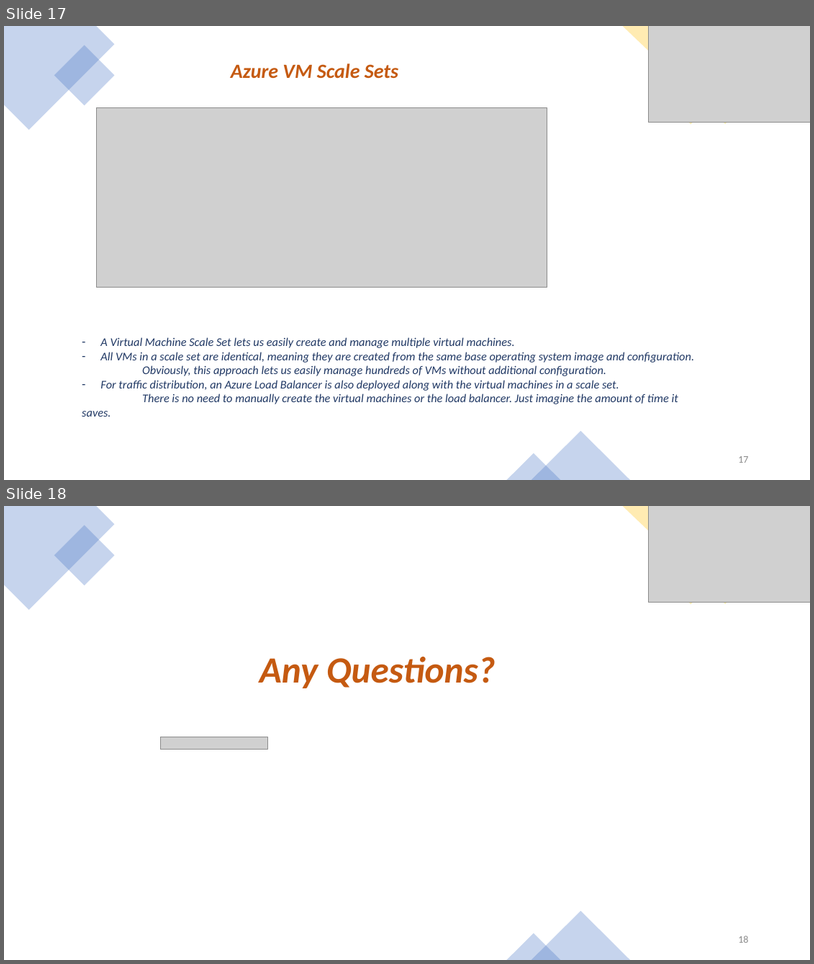
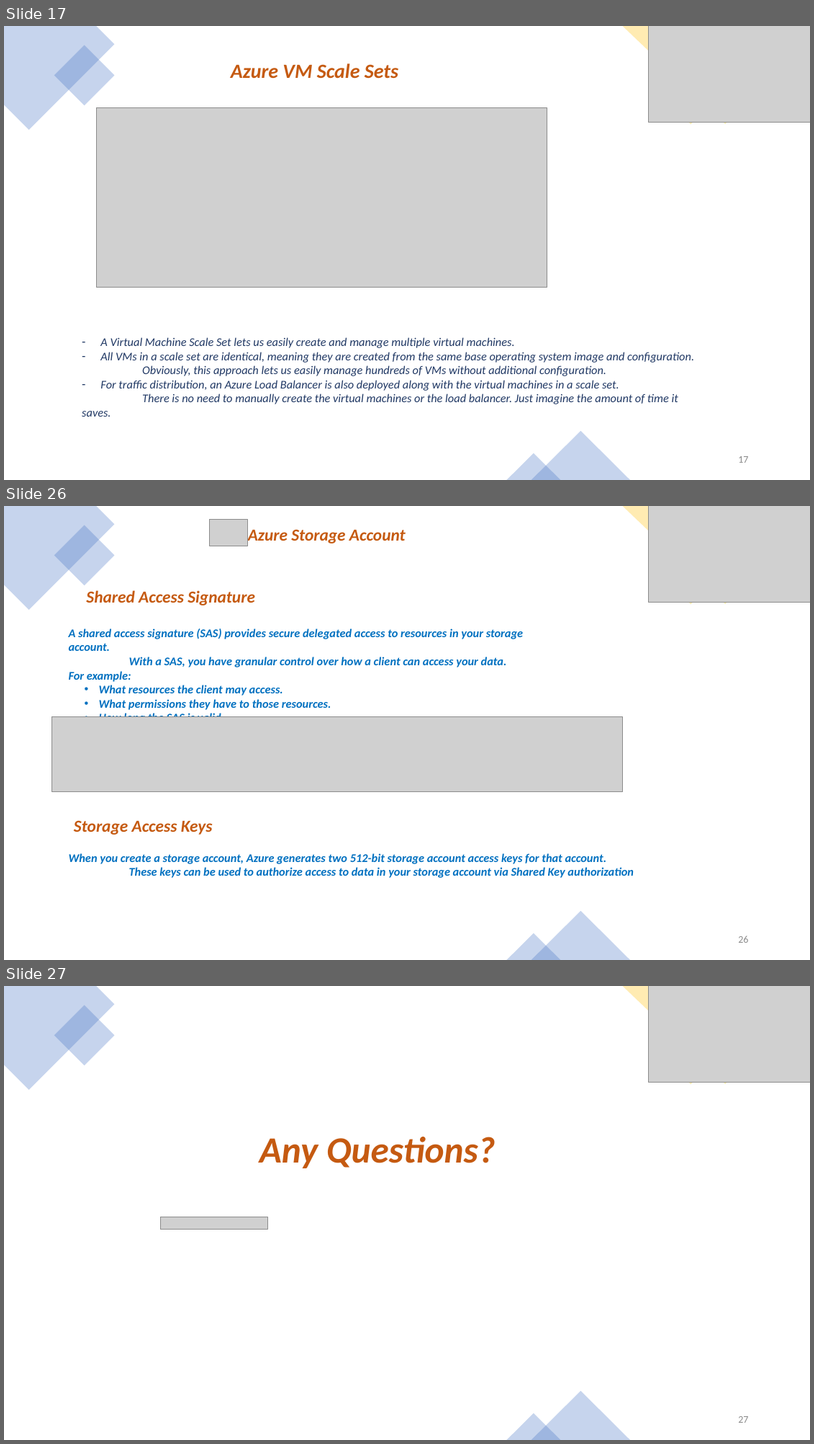
Before and after one commit to buchepalli-ramana-2/AzureDevOps, a slide deck: CoursePPT/Azure Compute.pptx. Shown one above the other, each under a label of ours: slides 17 and 18 before the commit, slides 17, 26 and 27 after it; the slides between them are not shown. The pictures are 814x964 and 814x1444 pixels, drawn with LibreOffice and Linux fonts; fonts in the diff are those of the drawing; grey boxes stand for pictures. Boxes give left, top, right and bottom in pixels: in the first picture for what was removed or moved away, otherwise in the second. Text is boxed around its words. In the diff, an @@ line names an element or a change of style, - is before the commit and + after.

Commit message:
Updated till storage concepts

```diff
--- a/CoursePPT/Azure Compute.pptx
+++ b/CoursePPT/Azure Compute.pptx
@@ slide 26 added at (4, 506, 810, 960), background #4472C4 at 92% opacity @@
@@ rectangle added at (4, 506, 810, 960), fill #FFFFFF @@
@@ freeform shape added at (4, 506, 115, 610), fill #4472C4 at 30% opacity @@
@@ rectangle added at (54, 525, 115, 586), fill #4472C4 at 30% opacity @@
@@ picture added at (210, 519, 248, 546) @@
@@ freeform shape added at (623, 506, 810, 604), fill #FFC000 at 30% opacity @@
@@ picture added at (649, 506, 810, 602) @@
@@ text added at (248, 529, 406, 543), 20 pt, text #C55A11, bold, italic @@
+Azure Storage Account
@@ rectangle added at (658, 540, 723, 605), fill #FFC000 at 30% opacity @@
@@ text added at (86, 590, 255, 605), 20 pt, text #C55A11, bold, italic @@
+Shared Access Signature
@@ text added at (69, 628, 523, 717), 14 pt, text #0070C0, bold, italic @@
+A shared access signature (SAS) provides secure delegated access to resources in your storage account.
+With a SAS, you have granular control over how a client can access your data.
+For example:
+  • What resources the client may access.
+  • What permissions they have to those resources.
+  • How long the SAS is valid.
@@ picture added at (52, 716, 623, 792) @@
@@ text added at (74, 820, 213, 834), 20 pt, text #C55A11, bold, italic @@
+Storage Access Keys
@@ text added at (69, 853, 634, 878), 14 pt, text #0070C0, bold, italic @@
+When you create a storage account, Azure generates two 512-bit storage account access keys for that account.
+These keys can be used to authorize access to data in your storage account via Shared Key authorization
@@ triangle added at (532, 911, 630, 960), fill #4472C4 at 30% opacity @@
@@ triangle added at (507, 933, 561, 960), fill #4472C4 at 30% opacity @@
@@ page number added at (738, 936, 748, 942), 12 pt, text #8C8C8C @@
+26
@@ what was slide 18 is now slide 27 @@
@@ page number at (738, 1416, 748, 1422): text changed @@
-18
+27
```
Also in this commit, not shown: 8 other slides added.
